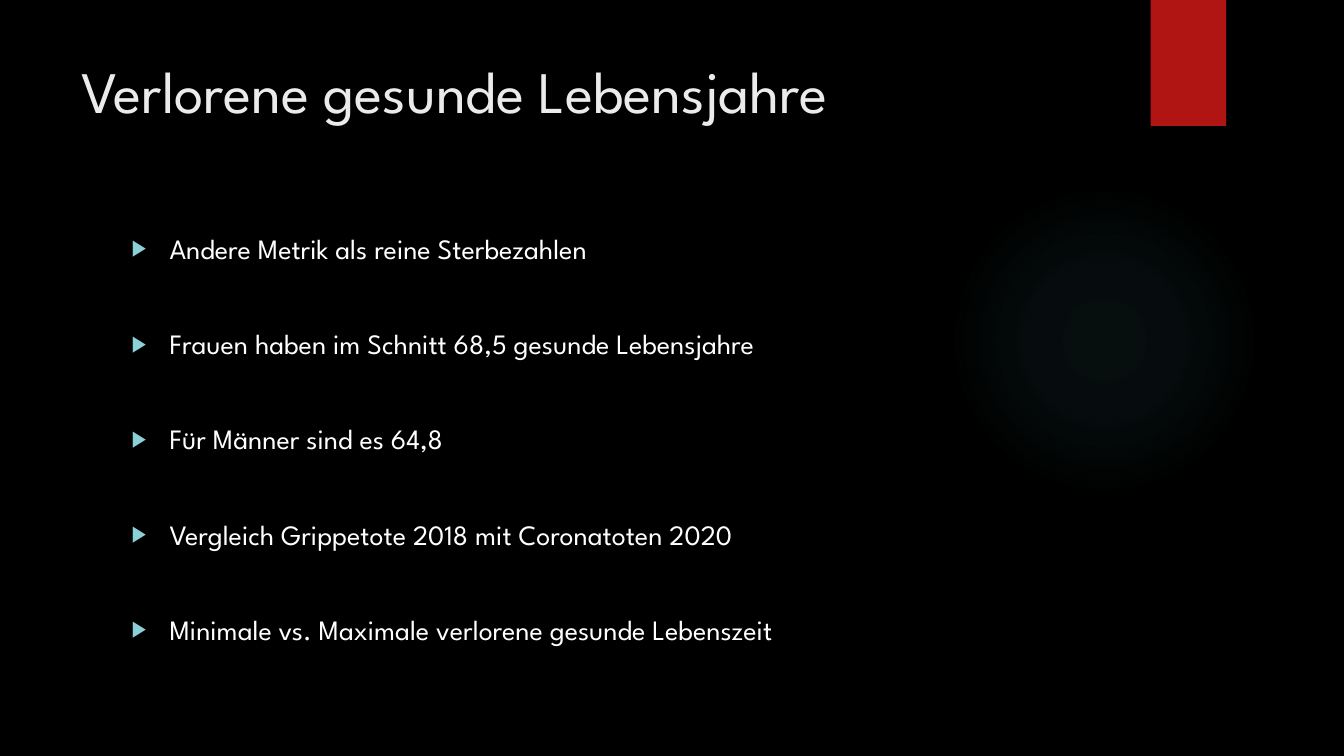
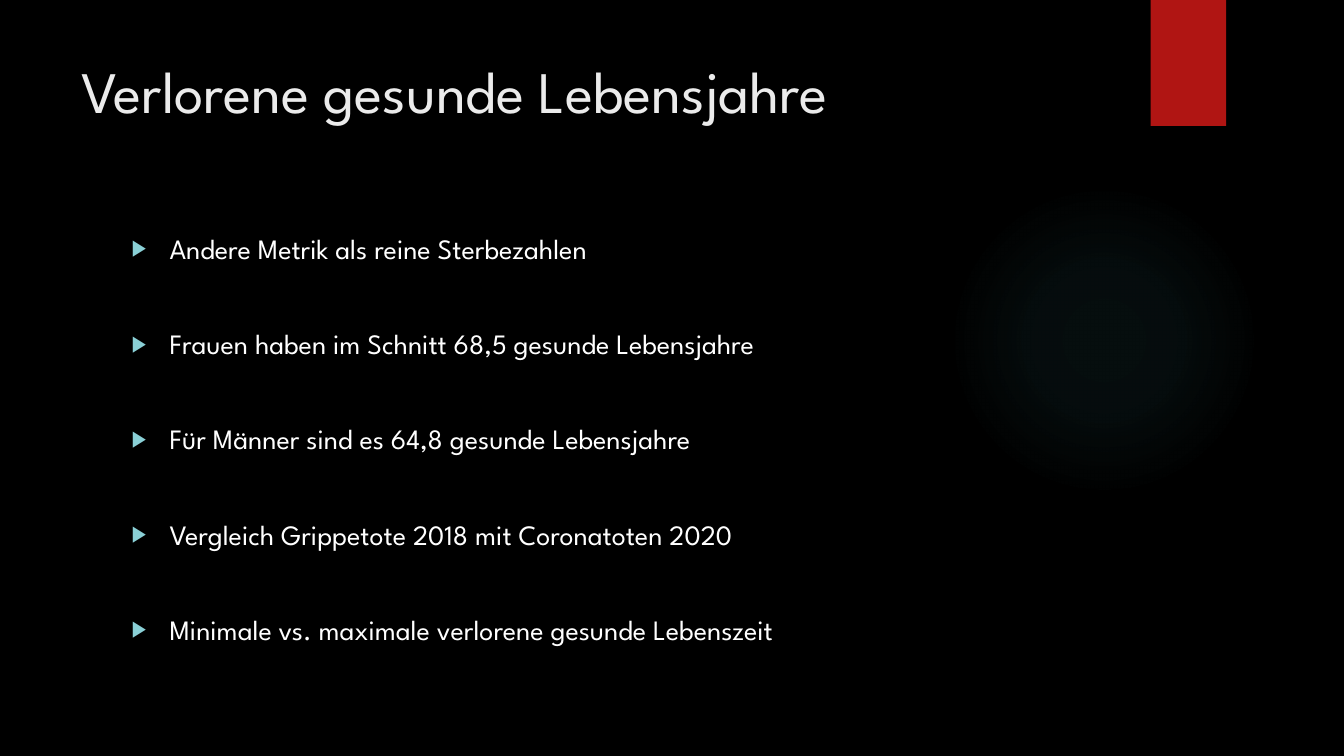
Before and after one commit to Flatric/PMDS, a slide deck: slide 8 of Präsi/Zwischenstand SW6.pptx. Drawn at 1344x756 pixels with LibreOffice and Linux fonts; fonts in the diff are those of the drawing; background and template pictures are left out. Boxes give left, top, right and bottom in pixels: in the first picture for what was removed or moved away, otherwise in the second. Text is boxed around its words. In the diff, an @@ line names an element or a change of style, - is before the commit and + after.

```diff
--- a/Präsi/Zwischenstand SW6.pptx
+++ b/Präsi/Zwischenstand SW6.pptx
@@ text at (x1=170, y1=429, x2=691, y2=455): text changed @@
-▶ Für Männer sind es 64,8
+▶ Für Männer sind es 64,8 gesunde Lebensjahre
@@ text at (x1=170, y1=620, x2=773, y2=646): text changed @@
-▶ Minimale vs. Maximale verlorene gesunde Lebenszeit
+▶ Minimale vs. maximale verlorene gesunde Lebenszeit
```
Also in this commit, not shown: 4 other slides changed, 1 slide added, 1 slide removed.
